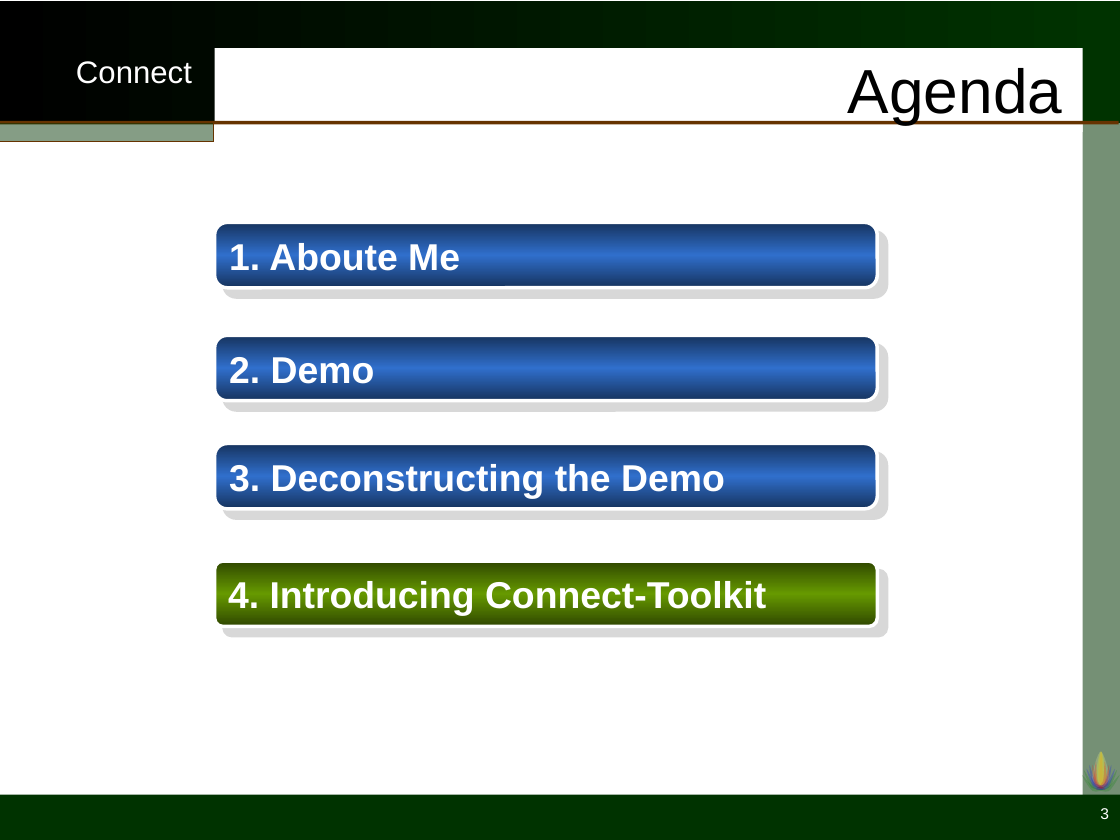
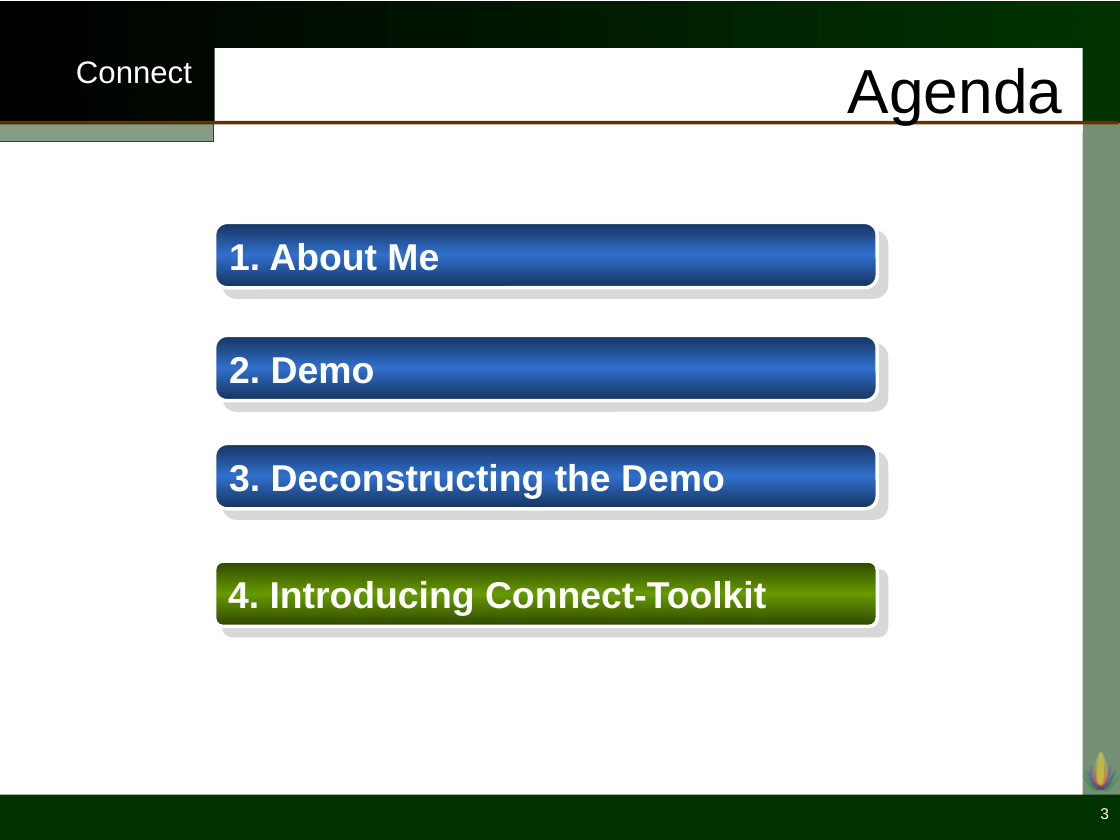
Before and after one commit to vaibhav92/connect_toolkit, a slide deck: slide 3 of Presentations/Presentation.pptm. Drawn at 1120x840 pixels with LibreOffice and Linux fonts; fonts in the diff are those of the drawing; background and template pictures are left out. Boxes give left, top, right and bottom in pixels: in the first picture for what was removed or moved away, otherwise in the second. Text is boxed around its words. In the diff, an @@ line names an element or a change of style, - is before the commit and + after.

```diff
--- a/Presentations/Presentation.pptm
+++ b/Presentations/Presentation.pptm
@@ text in rounded rectangle at (239, 243, 439, 287): text changed @@
-1. Aboute Me
+1. About Me
```
Also in this commit, not shown: 10 other slides changed, 1 slide added, 1 other file.
